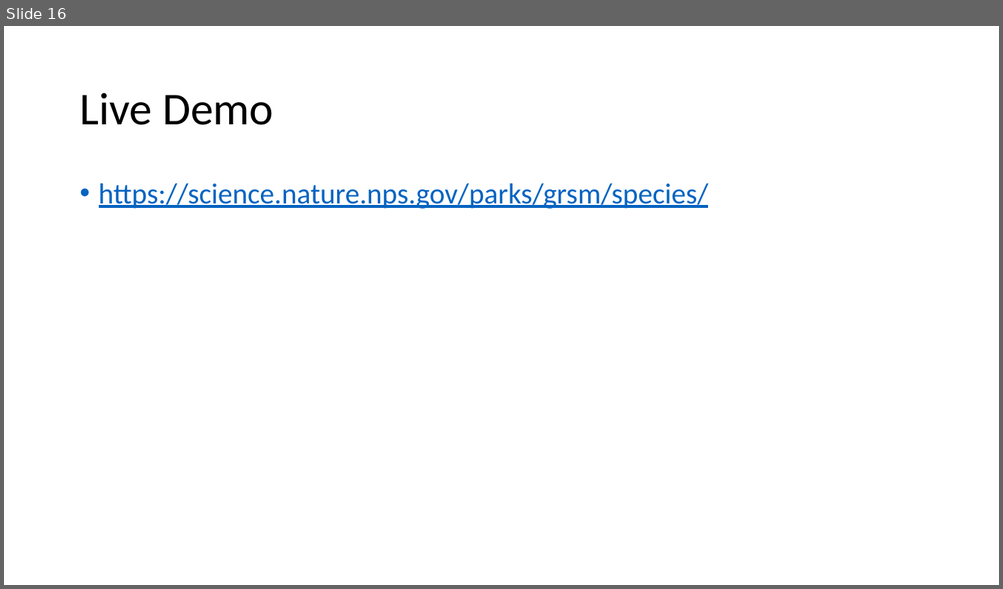
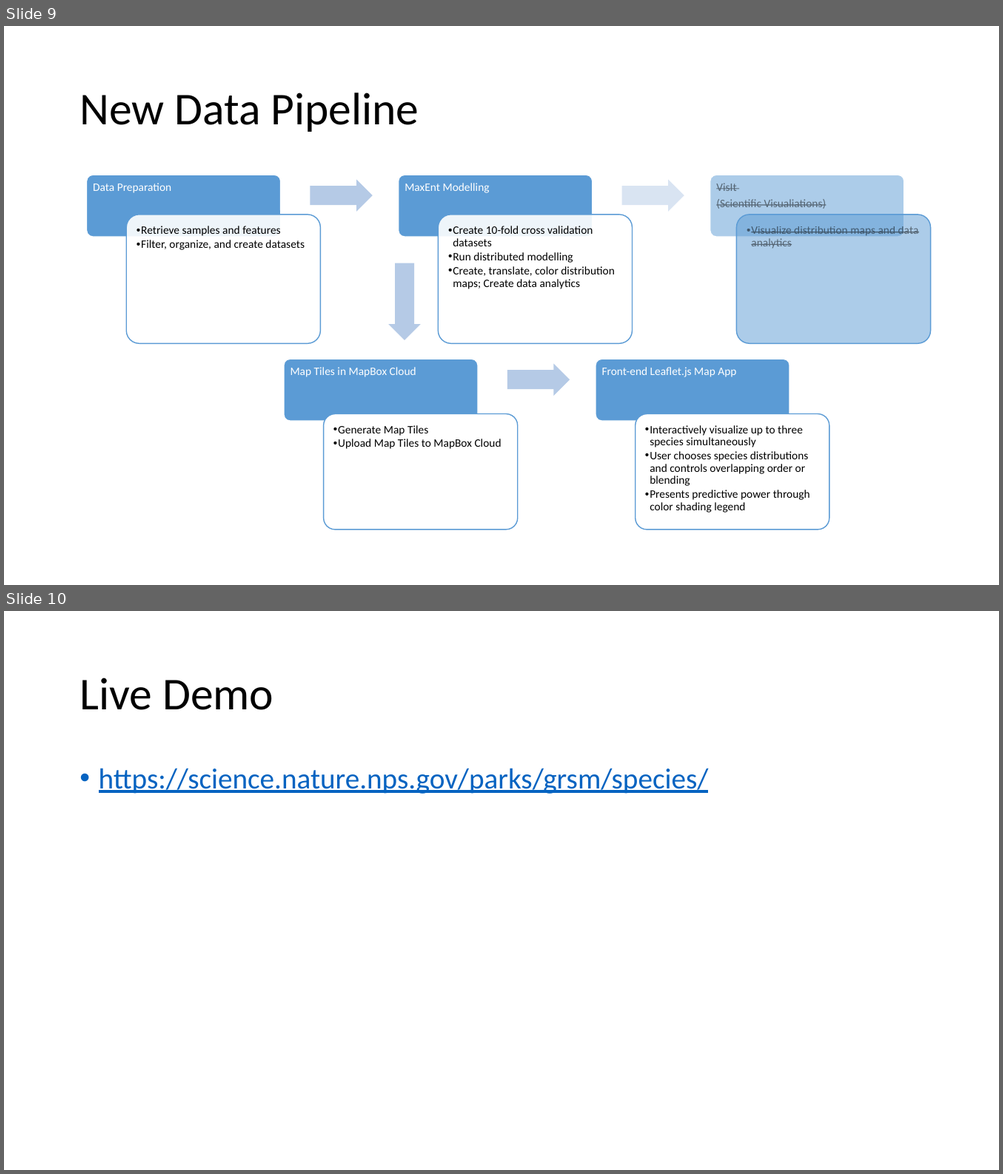
Before and after one commit to lonnieljyu/npmap-species, a slide deck: presentation/species_mapper_presentation.pptx. Shown one above the other, each under a label of ours: slide 16 before the commit, slides 9 and 10 after it. The pictures are 1003x589 and 1003x1174 pixels, drawn with LibreOffice and Linux fonts; fonts in the diff are those of the drawing. Boxes give left, top, right and bottom in pixels: in the first picture for what was removed or moved away, otherwise in the second. Text is boxed around its words. In the diff, an @@ line names an element or a change of style, - is before the commit and + after.

```diff
--- a/presentation/species_mapper_presentation.pptx
+++ b/presentation/species_mapper_presentation.pptx
@@ slide 9 added at box(4, 26, 999, 585), background #FFFFFF @@
@@ title added at box(79, 93, 419, 132), 44 pt, text #000000 @@
+New Data Pipeline
@@ group added at box(87, 175, 930, 344): 6 rounded rectangles, 6 texts, 2 right arrows @@
+Data Preparation
+  • Retrieve samples and features
+  • Filter, organize, and create datasets
+MaxEnt Modelling
+  • Create 10-fold cross validation datasets
+  • Run distributed modelling
+  • Create, translate, color distribution maps; Create data analytics
+VisIt
+(Scientific Visualiations)
+  • Visualize distribution maps and data analytics
@@ right arrow added at box(388, 264, 421, 340), fill #B5CBE7 @@
@@ rounded rectangle added at box(284, 360, 478, 421), fill #5B9BD5, outline #FFFFFF 1 pt @@
@@ text added at box(290, 367, 416, 378), 11 pt, text #FFFFFF @@
+Map Tiles in MapBox Cloud
@@ right arrow added at box(507, 364, 569, 396), fill #B5CBE7 @@
@@ rounded rectangle added at box(596, 360, 790, 421), fill #5B9BD5, outline #FFFFFF 1 pt @@
@@ text added at box(602, 367, 736, 378), 11 pt, text #FFFFFF @@
+Front-end Leaflet.js Map App
@@ rounded rectangle added at box(324, 414, 518, 530), fill #FFFFFF at 90% opacity, outline #5B9BD5 1 pt @@
@@ rounded rectangle added at box(635, 414, 829, 530), fill #FFFFFF at 90% opacity, outline #5B9BD5 1 pt @@
@@ text added at box(333, 426, 501, 449), 11 pt, text #000000 @@
+  • Generate Map Tiles
+  • Upload Map Tiles to MapBox Cloud
@@ text added at box(645, 426, 810, 513), 11 pt, text #000000 @@
+  • Interactively visualize up to three species simultaneously
+  • User chooses species distributions and controls overlapping order or blending
+  • Presents predictive power through color shading legend
@@ what was slide 16 is now slide 10 @@
```
Also in this commit, not shown: 5 slides changed, 3 other slides added, 10 slides removed, 1 other file.
